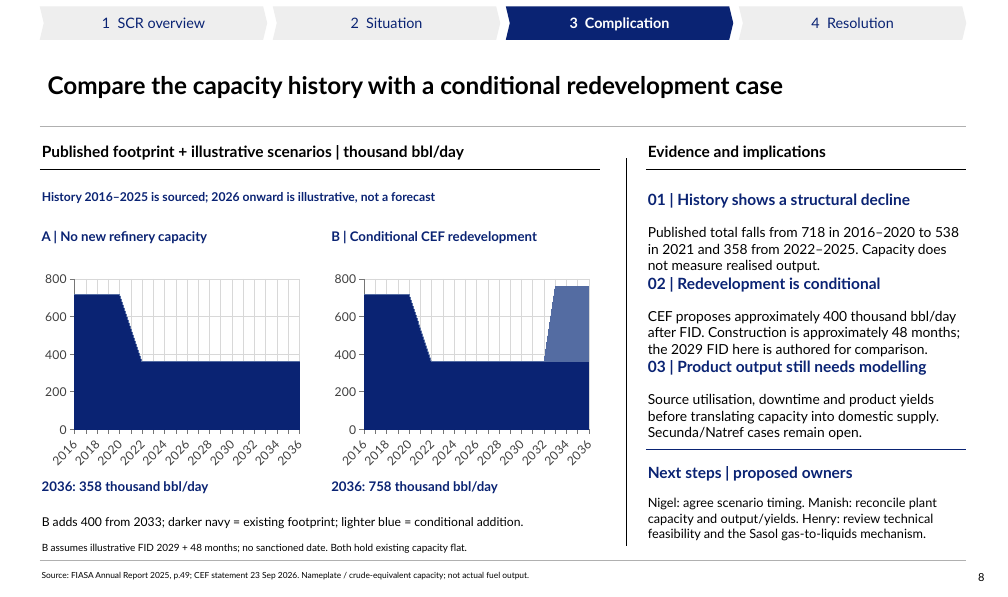
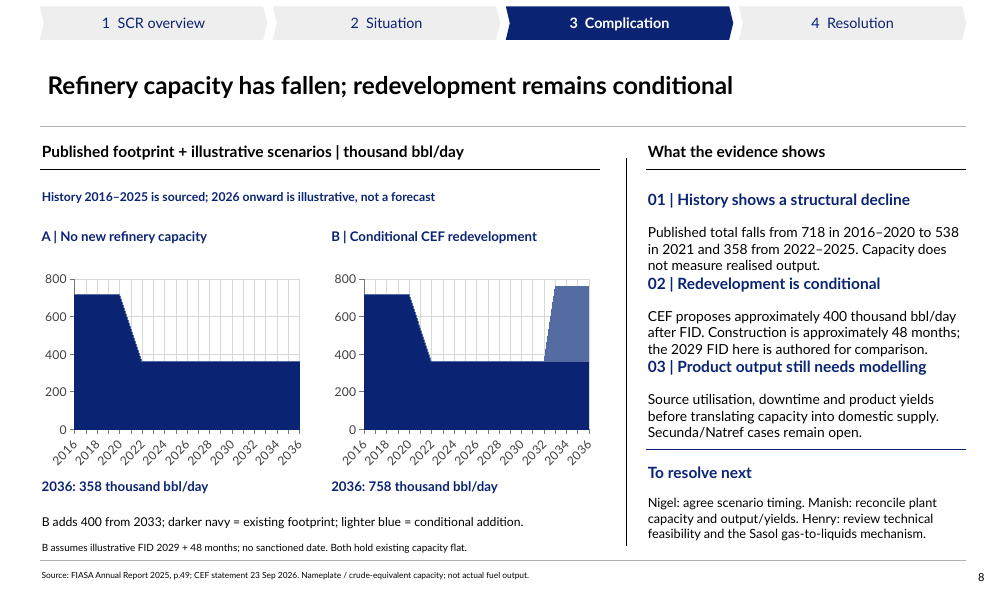
Before and after one commit to Africa-International-Advisors/liquid_fuels_model, a slide deck: slide 8 of pptx/output/delivered/Vopak_Week1_Analytical_Pack_2026_10_06.pptx. Drawn at 1008x597 pixels with LibreOffice and Linux fonts; fonts in the diff are those of the drawing; background and template pictures are left out. Boxes give left, top, right and bottom in pixels: in the first picture for what was removed or moved away, otherwise in the second. Text is boxed around its words. In the diff, an @@ line names an element or a change of style, - is before the commit and + after.

```diff
--- a/pptx/output/delivered/Vopak_Week1_Analytical_Pack_2026_10_06.pptx
+++ b/pptx/output/delivered/Vopak_Week1_Analytical_Pack_2026_10_06.pptx
@@ title at <box>48,76,734,98</box>: text changed @@
-Compare the capacity history with a conditional redevelopment case
+Refinery capacity has fallen; redevelopment remains conditional
@@ text at <box>648,145,825,157</box>: text changed @@
-Evidence and implications
+What the evidence shows
@@ text at <box>648,466,752,478</box>: text changed @@
-Next steps | proposed owners
+To resolve next
```
Also in this commit, not shown: 13 other slides changed, 6 other files.
